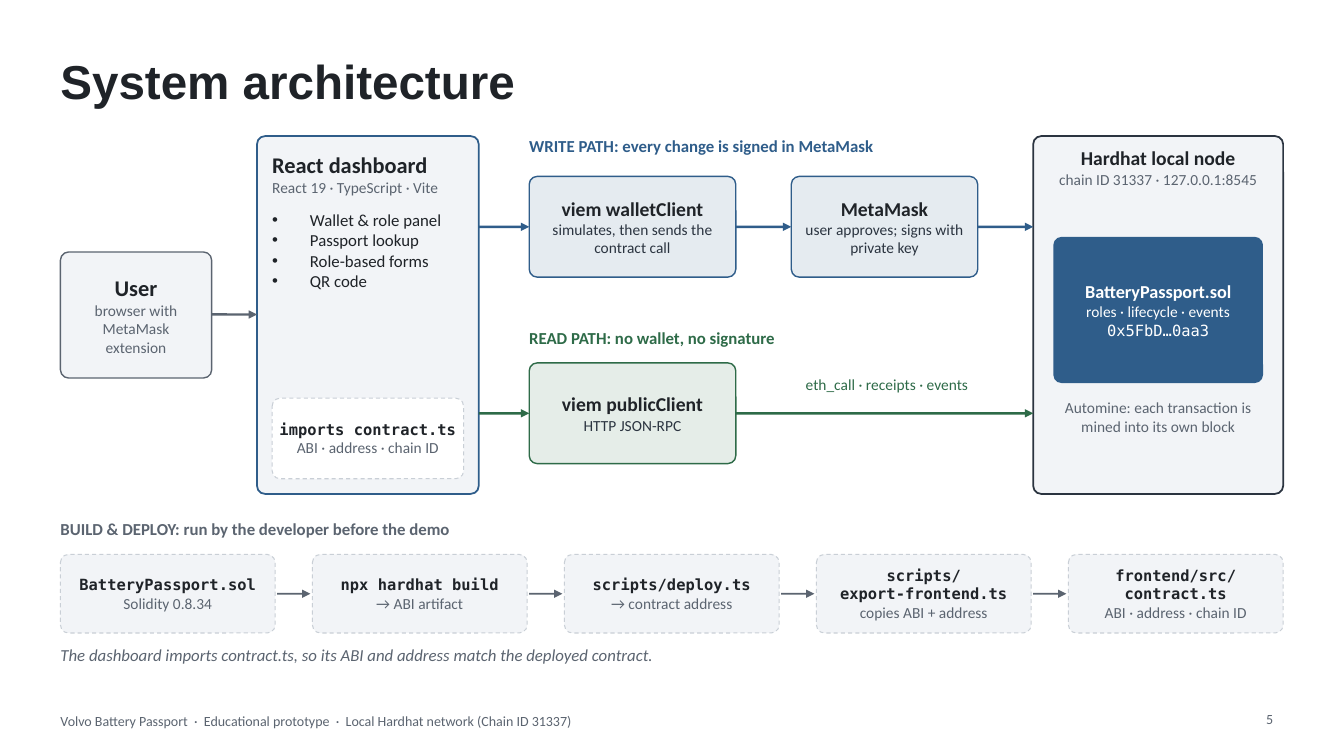
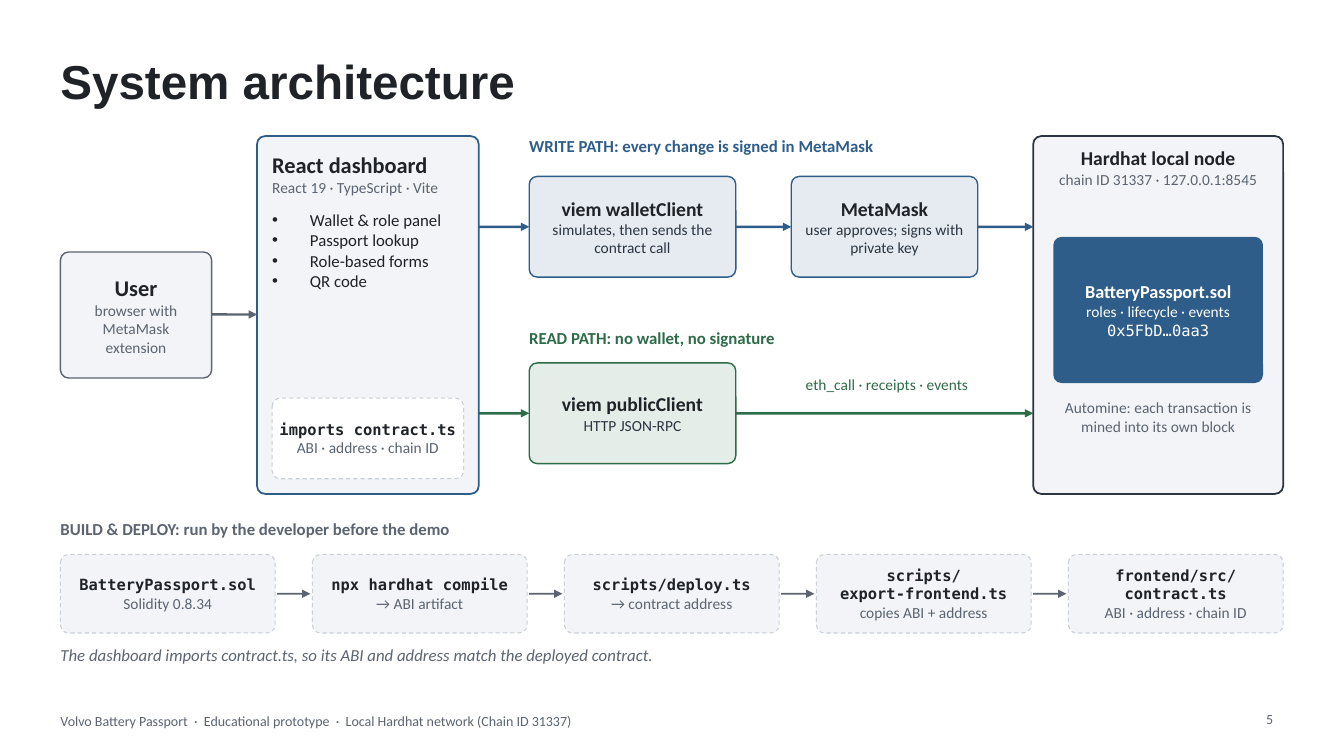
Before and after one commit to DivyaRanjith06/VolvoBatteryPassport, a slide deck: slide 5 of presentation/Volvo_Battery_Passport.pptx. Drawn at 1344x756 pixels with LibreOffice and Linux fonts; fonts in the diff are those of the drawing. Boxes give left, top, right and bottom in pixels: in the first picture for what was removed or moved away, otherwise in the second. Text is boxed around its words. In the diff, an @@ line names an element or a change of style, - is before the commit and + after.

```diff
--- a/presentation/Volvo_Battery_Passport.pptx
+++ b/presentation/Volvo_Battery_Passport.pptx
@@ text at [331,577,508,594]: text changed @@
-npx hardhat build
+npx hardhat compile
```
Also in this commit, not shown: 2 other slides changed.
